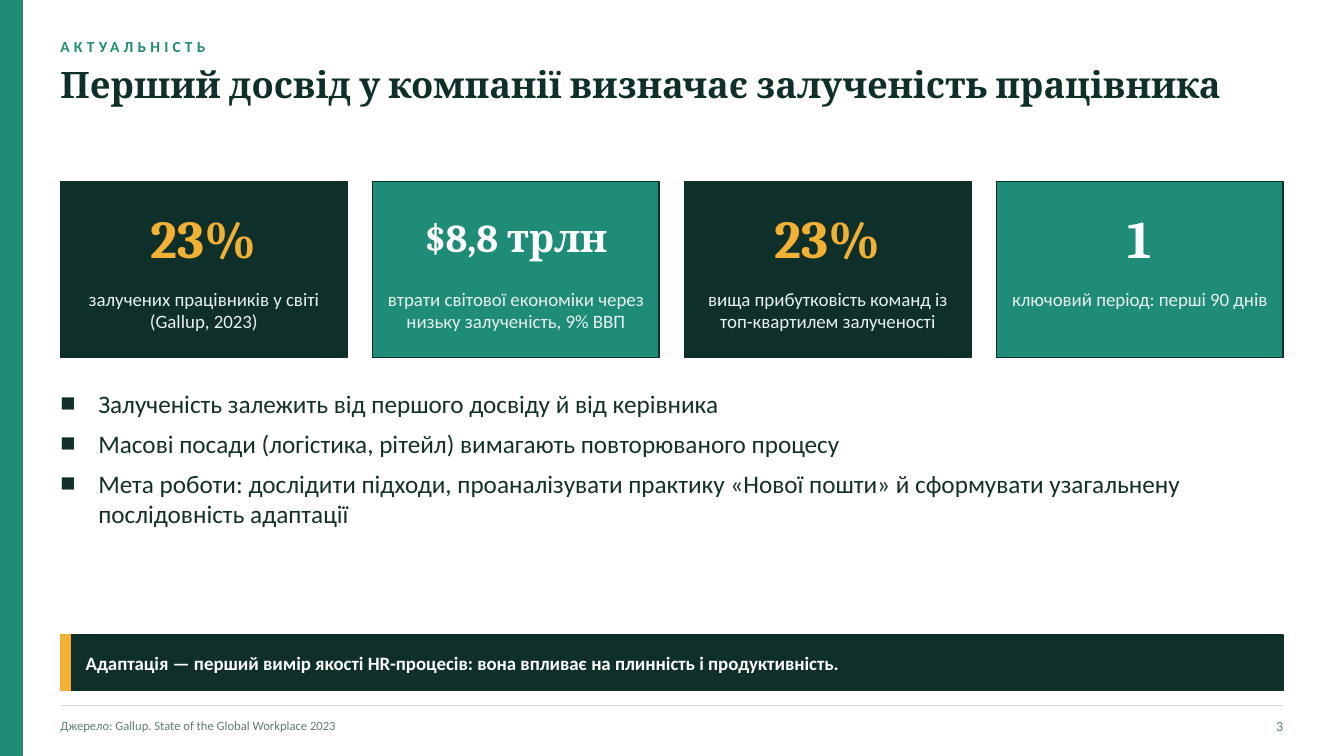
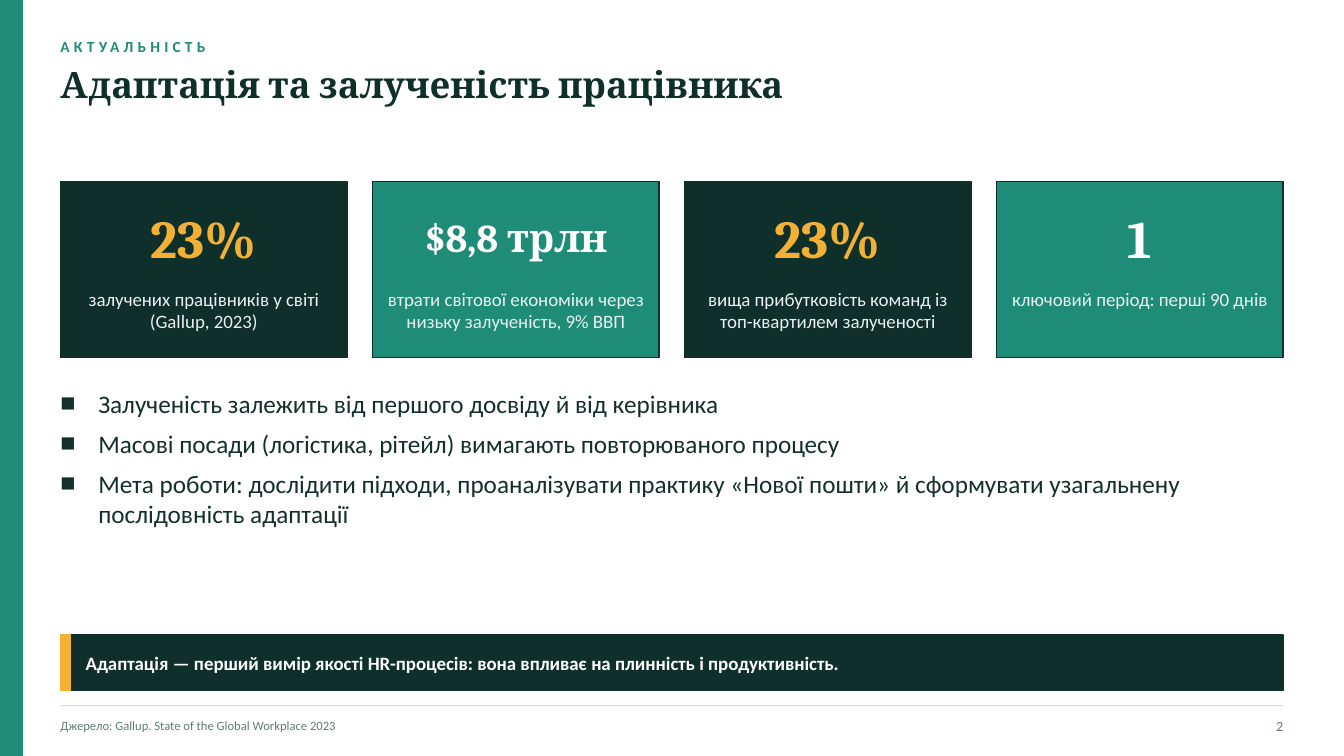
Before and after one commit to Storozh-007/anya-tasks, a slide deck: slide 2 of files/management/Брушневська_Анна_Менеджмент_презентація_для_захисту.pptx (slide 3 before the commit). Drawn at 1344x756 pixels with LibreOffice and Linux fonts; fonts in the diff are those of the drawing. Boxes give left, top, right and bottom in pixels: in the first picture for what was removed or moved away, otherwise in the second. Text is boxed around its words. In the diff, an @@ line names an element or a change of style, - is before the commit and + after.

```diff
--- a/files/management/Брушневська_Анна_Менеджмент_презентація_для_захисту.pptx
+++ b/files/management/Брушневська_Анна_Менеджмент_презентація_для_захисту.pptx
@@ text at [60,70,783,107]: text changed @@
-Перший досвід у компанії визначає залученість працівника
+Адаптація та залученість працівника
```
Also in this commit, not shown: 14 other slides changed, 3 slides removed, 3 other files.
